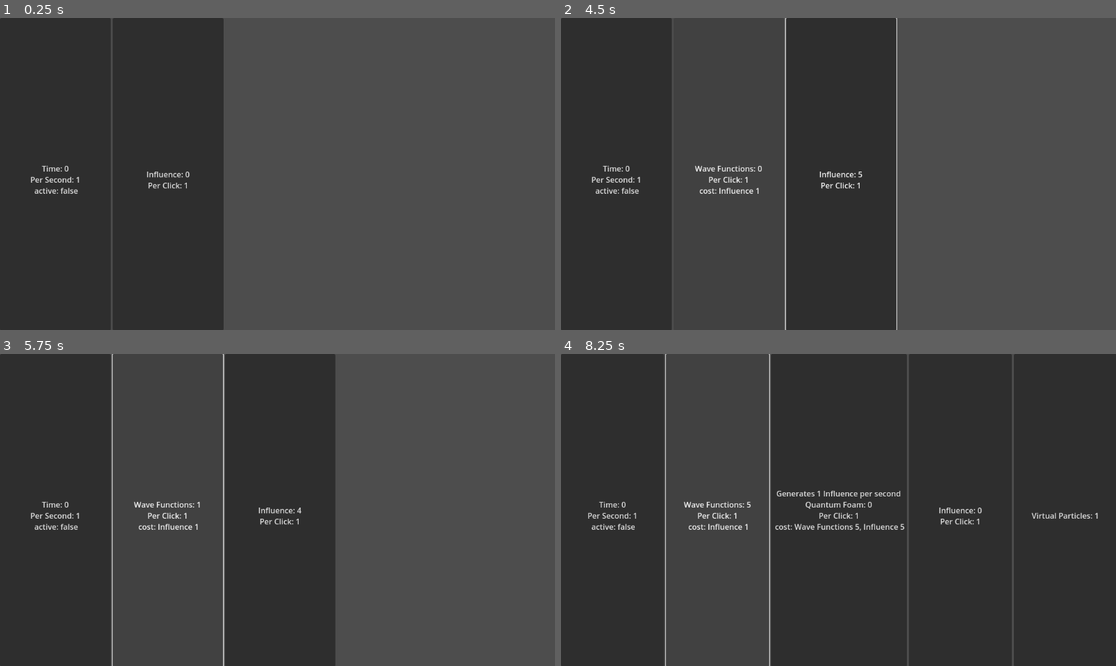
Above: before the commit, frames 1-4 (two rows, left to right).
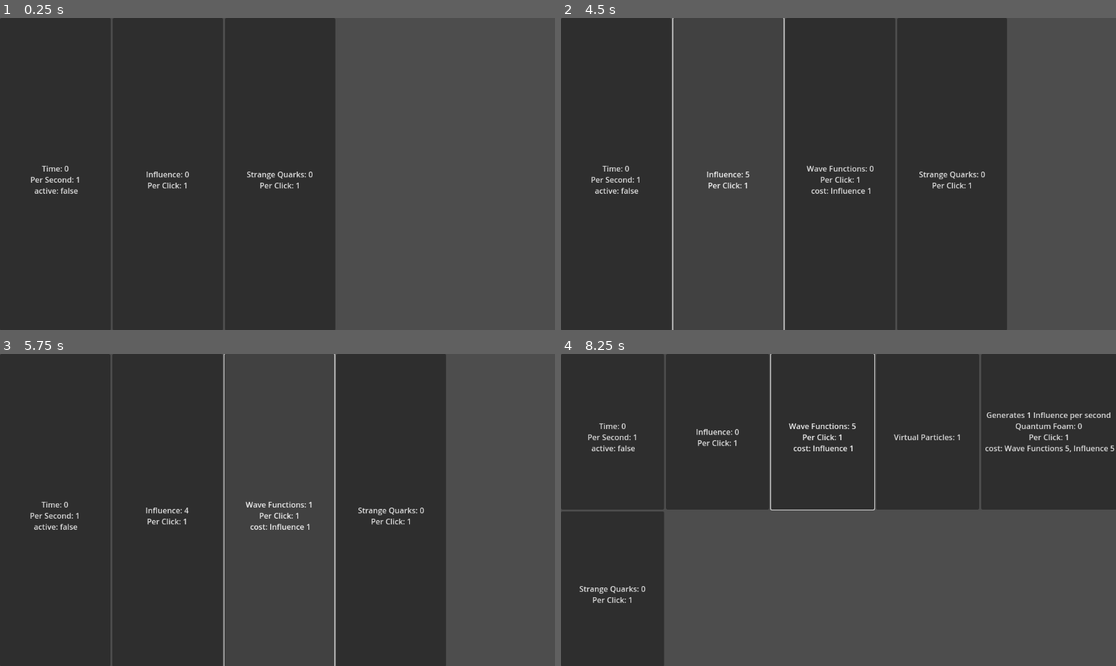
Above: after the commit, the same moments.

Repository: WilliamAHoffman/EmergentUniverse
Game: Godot game, scene res://scenes/root.tscn
Same seed, same stepped clock (60 frames per second), same inputs: the game is played once before the commit and once after it.
Inputs:
- Up to frame 1 (0.25 s): no input
- Up to frame 2 (4.5 s): click "Time: 0 Per Second: 1 active:…" at 0.5 s; click "Influence: 0 Per Click: 1" at 1.25 s; click "Influence: 1 Per Click: 1" at 2 s; click "Influence: 2 Per Click: 1" at 2.75 s; click "Influence: 3 Per Click: 1" at 3.5 s; click "Influence: 4 Per Click: 1" at 4.25 s
- Up to frame 3 (5.75 s): click "Wave Functions: 0 Per Click: …" at 5 s
- Up to frame 4 (8.25 s): click "Wave Functions: 1 Per Click: …" at 5.75 s; click "Wave Functions: 2 Per Click: …" at 6.5 s; click "Wave Functions: 3 Per Click: …" at 7.25 s; click "Wave Functions: 4 Per Click: …" at 8 s

The runs differ from the first frame. In frame 1, 20% of the frame differs, in the area x 26-61%, y 0-100%; in frame 2, 22%; in frame 3, 22%; in frame 4, 34%, in the area x 0-100%, y 0-100%.

Commit message:
buttons are now crafted on load

Diff:
--- a/scenes/root.tscn
+++ b/scenes/root.tscn
@@ -17,76 +17,10 @@
 metadata/_edit_use_anchors_ = true
 
 [node name="ResourceGrid" type="GridContainer" parent="ButtonManagerControl"]
+layout_mode = 0
 offset_right = 1154.0
 offset_bottom = 649.0
 columns = 5
-
-[node name="ResourceTime" type="Button" parent="ButtonManagerControl/ResourceGrid"]
-layout_mode = 2
-size_flags_horizontal = 3
-size_flags_vertical = 3
-metadata/_edit_use_anchors_ = true
-
-[node name="ResourceWaveFunction" type="Button" parent="ButtonManagerControl/ResourceGrid"]
-layout_mode = 2
-size_flags_horizontal = 3
-size_flags_vertical = 3
-button_mask = 3
-metadata/_edit_use_anchors_ = true
-
-[node name="ResourceNeutron" type="Button" parent="ButtonManagerControl/ResourceGrid"]
-layout_mode = 2
-size_flags_horizontal = 3
-size_flags_vertical = 3
-metadata/_edit_use_anchors_ = true
-
-[node name="ResourceProton" type="Button" parent="ButtonManagerControl/ResourceGrid"]
-layout_mode = 2
-size_flags_horizontal = 3
-size_flags_vertical = 3
-metadata/_edit_use_anchors_ = true
-
-[node name="ShopEntanglement" type="Button" parent="ButtonManagerControl/ResourceGrid"]
-layout_mode = 2
-size_flags_horizontal = 3
-size_flags_vertical = 3
-metadata/_edit_use_anchors_ = true
-
-[node name="ShopQuantumFoam" type="Button" parent="ButtonManagerControl/ResourceGrid"]
-layout_mode = 2
-size_flags_horizontal = 3
-size_flags_vertical = 3
-metadata/_edit_use_anchors_ = true
-
-[node name="ResourceInfluence" type="Button" parent="ButtonManagerControl/ResourceGrid"]
-layout_mode = 2
-size_flags_horizontal = 3
-size_flags_vertical = 3
-metadata/_edit_use_anchors_ = true
-
-[node name="ResourceDownQuark" type="Button" parent="ButtonManagerControl/ResourceGrid"]
-layout_mode = 2
-size_flags_horizontal = 3
-size_flags_vertical = 3
-metadata/_edit_use_anchors_ = true
-
-[node name="ResourceUpQuark" type="Button" parent="ButtonManagerControl/ResourceGrid"]
-layout_mode = 2
-size_flags_horizontal = 3
-size_flags_vertical = 3
-metadata/_edit_use_anchors_ = true
-
-[node name="ActionQuark" type="Button" parent="ButtonManagerControl/ResourceGrid"]
-layout_mode = 2
-size_flags_horizontal = 3
-size_flags_vertical = 3
-metadata/_edit_use_anchors_ = true
-
-[node name="ResourceVirtualParticle" type="Button" parent="ButtonManagerControl/ResourceGrid"]
-layout_mode = 2
-size_flags_horizontal = 3
-size_flags_vertical = 3
-metadata/_edit_use_anchors_ = true
 
 [node name="ResourceManager" type="Node2D" parent="."]
 script = ExtResource("2_os0tv")
--- a/scripts/button scripts/button_manager.gd
+++ b/scripts/button scripts/button_manager.gd
@@ -148,5 +148,10 @@
 
 
 func _create_buttons():
+	var button_template = preload("res://scenes/button_template.tscn")
 	for button in buttons:
-		pass
+		for grid in button_manager.get_children():
+			if grid.name == buttons[button].location:
+				var button_instance = button_template.instantiate()
+				button_instance.name = button
+				grid.add_child(button_instance)
--- a/scripts/resource scripts/resource_data.gd
+++ b/scripts/resource scripts/resource_data.gd
@@ -1,6 +1,7 @@
 class_name ResourceData
 
 # necessary variables
+
 var name : String
 var dict_name : String
 var quantity := 0
Not shown, changed: data/button_data.txt
Not shown, changed: data/resource_data.txt
